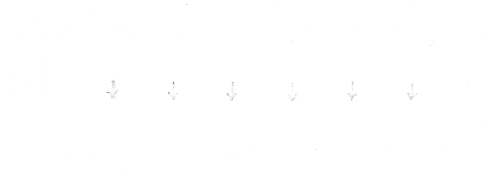
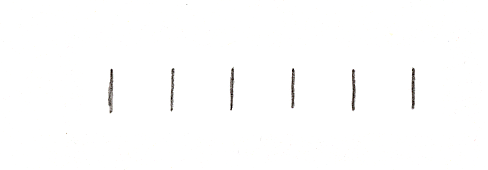
Revision of a layered 488 × 170 image; what changed, layer by layer:
added layer "BarClean" above "BarThresh" over [65, 25, 482, 163]
added layer "BarThresh" above "BarScan" over [65, 25, 482, 163]
added layer "BarScan" above "DashClean" over [65, 25, 482, 163]
hid "Erased2 Clean" over [0, 24, 488, 159]
hid "Erased2Thresh" over [0, 24, 488, 159]
hid "Erased2" over [0, 24, 488, 159]
hid "Scan2 Clean" over [0, 24, 488, 159]
